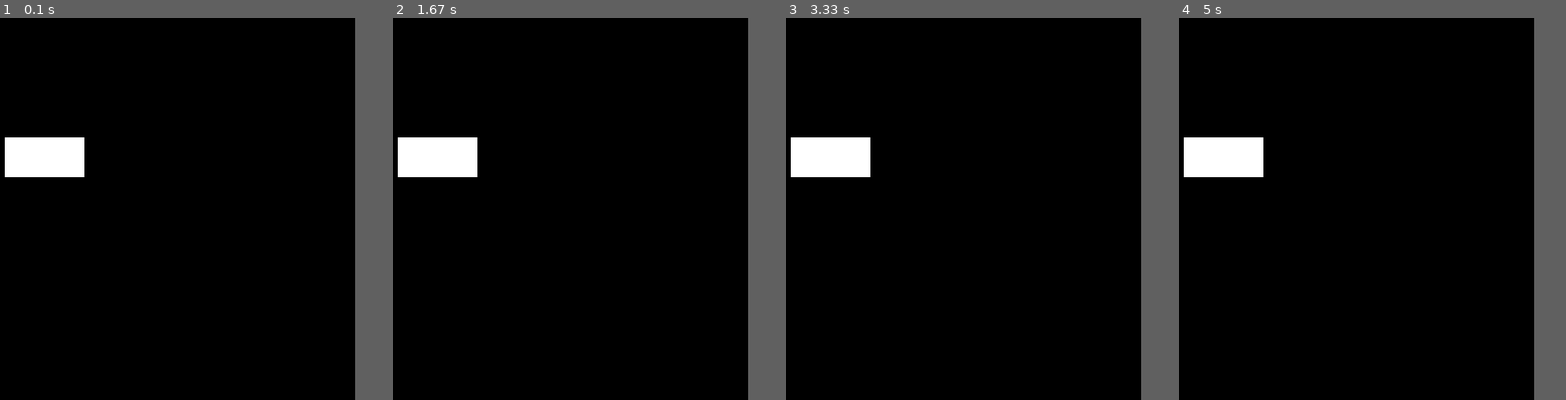
Above: before the commit, frames 1-4 (left to right).
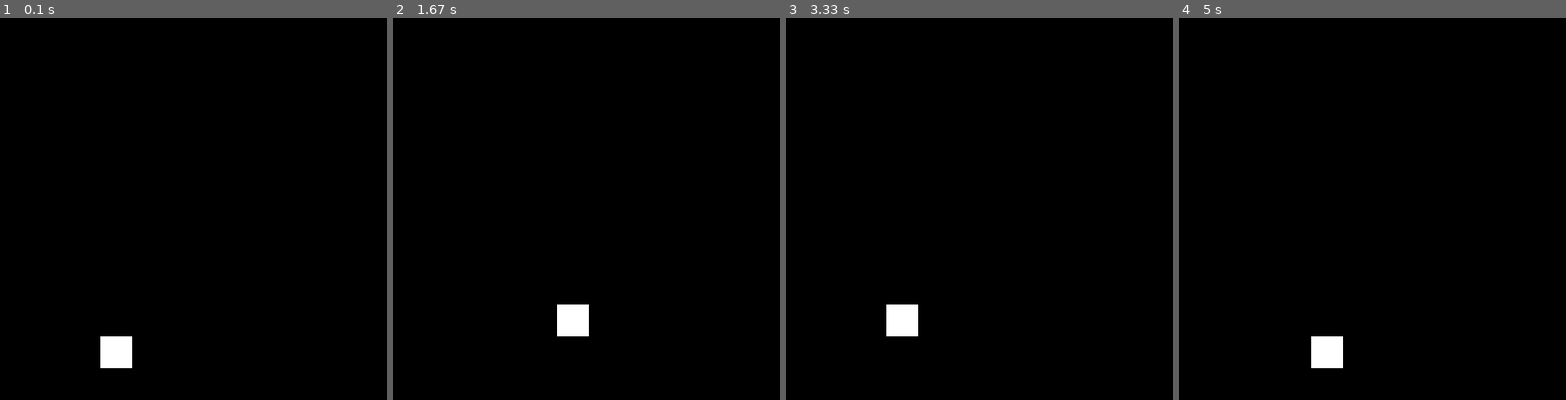
Above: after the commit, the same moments.

Repository: lollocode/pygame
Game: pygame game, started from prova.py
Same seed, same stepped clock (60 frames per second), same inputs: the game is played once before the commit and once after it.
Inputs:
- Up to frame 1 (0.1 s): no input
- Up to frame 2 (1.67 s): hold D 0.33-0.8 s; hold W 0.83-1.13 s; hold D 1.17-1.63 s
- Up to frame 3 (3.33 s): hold A 1.67-2.2 s; hold S 2.23-2.53 s; hold A 2.57-2.97 s; hold W from 3 s (still down)
- Up to frame 4 (5 s): release W at 3.37 s; hold D 3.4-4.03 s; hold S 4.07-4.43 s; hold A 4.47-4.93 s; hold D from 4.97 s (still down)
In our replay, the window is 640x480 before the commit and 680x480 after it. These sizes can differ from the game's own. Grey fills any space a smaller window leaves; there, only what the larger window draws over its background counts as a difference.

The runs differ from the first frame. In frame 1, 2.8% of the frame differs, in the area x 1-35%, y 31-92%; in frame 2, 2.8%; in frame 3, 2.8%; in frame 4, 2.8%.

Commit message:
add movemets

Diff:
--- a/prova.py
+++ b/prova.py
@@ -1,21 +1,52 @@
 import pygame, sys
 
 pygame.init()
+screen_x = 680
+screen_y = 480
+screen = pygame.display.set_mode((screen_x, screen_y))
+screen.fill([0,0,0])
 
-screen = pygame.display.set_mode((640, 480))
-
-screen.fill([0,0,0])
-pygame.draw.rect(screen,[255,255,255],(200,150,100,50))
 pygame.display.set_caption("First Pygame Application")
 
 
+class Player:
+    def __init__ (self,x,y,color,lato):
+        self.x = x
+        self.y = y
+        self.color = color
+        self.lato = lato
+
+    def draw(self):
+        screen.fill([0,0,0])
+        pygame.draw.rect(screen,self.color,(self.x,self.y,self.lato,self.lato))
+
+    def move (self):
+        for event in pygame.event.get():
+            if event.type == pygame.QUIT:
+                sys.exit()
+            if event.type == pygame.KEYDOWN:
+                if event.key == pygame.K_w:
+                    self.y -= self.lato
+                    self.draw()
+                if event.key == pygame.K_s and self.y < 480-self.lato:
+                    self.y += self.lato
+                    self.draw()
+                if event.key == pygame.K_a and self.x > 0:
+                    self.x -= self.lato
+                    self.draw()
+                if event.key == pygame.K_d and self.x+self.lato < screen_x:
+                    self.x += self.lato
+                    self.draw()
+
+
+
+
+
+p = Player((screen_x/2)-20,400,[255,255,255],40)
+p.draw()
+
 while True:
-
-	clock = pygame.time.Clock()
-
-	clock.tick(50)
-
-	for event in pygame.event.get():
-		if event.type == pygame.QUIT:
-	  		sys.exit()
-	pygame.display.flip()
+    clock = pygame.time.Clock()
+    clock.tick(30)
+    p.move()
+    pygame.display.update()
